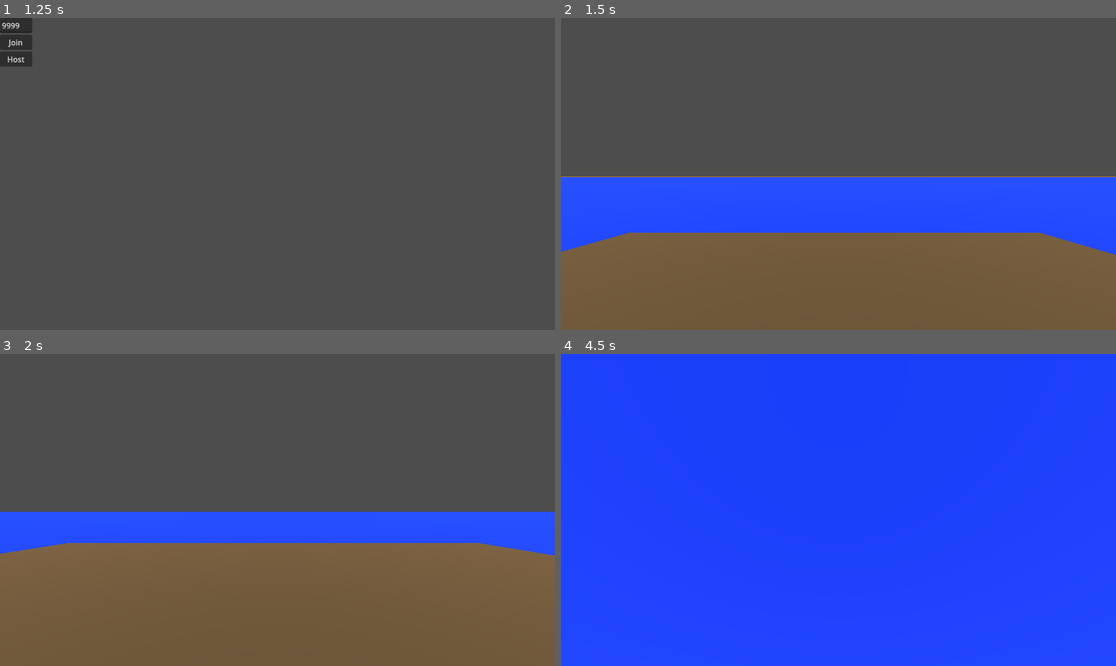
Above: before the commit, frames 1-4 (two rows, left to right).
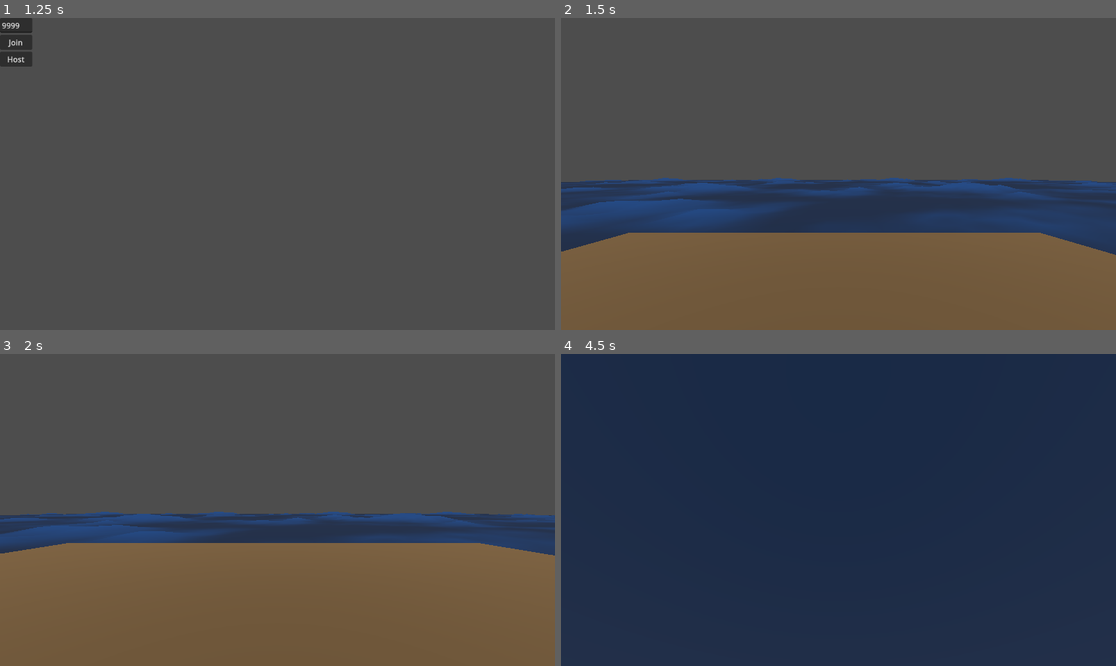
Above: after the commit, the same moments.

Repository: illogicalapple/open-water
Game: Godot game, scene res://main.tscn
Two runs of this game, one before a commit and one after it. Both use one fixed random seed, a clock stepped at 60 frames per second and the inputs below.
Inputs (mouse positions are in pixels of both pictures, inside the frame that each line leads up to):
- Up to frame 1 (1.25 s): tap Enter at 0.5 s; move the mouse to (399, 158) at 0.52 s; hold D from 0.53 s (still down); tap Space at 0.77 s
- Up to frame 2 (1.5 s): release D at 1.25 s; click "Host" at 1.25 s
- Up to frame 3 (2 s): no input
- Up to frame 4 (4.5 s): move the mouse to (810, 510) at 2.02 s; hold W from 2.03 s (still down); tap Space at 2.27, 2.75, 3.77 s; move the mouse to (849, 503) at 2.77 s; tap Enter at 3.5 s; move the mouse to (832, 516) at 3.52 s; move the mouse to (877, 513) at 4.27 s

Frame 1 is identical in both runs. In frame 2, 19% of the frame differs, in the area x 0-100%, y 50-76%; in frame 3, 11%; in frame 4, 100%, in the area x 0-100%, y 0-100%.

Commit message:
waveshader

Diff:
--- /dev/null
+++ b/main.gdshader
@@ -0,0 +1,18 @@
+shader_type spatial;
+uniform sampler2D noise1: repeat_enable;
+uniform sampler2D noise2:repeat_enable;
+void vertex(){
+	vec2 pos =VERTEX.xz+vec2(TIME/20.0,TIME/2.0);
+	vec4 noise1data=texture(noise1,pos/100.0);
+	vec4 noise2data=texture(noise2,pos/100.0);
+	float height=noise1data.r*noise2data.r;
+	VERTEX.y+=clamp(height*5.0,2,5);
+	height=clamp(height,0.1,0.6);
+	COLOR.rgb=vec3(0,height*0.5*0.5,height*0.5);
+	COLOR.gb+=vec2(0.1,0.2);
+
+}
+void fragment() {
+	ALBEDO=COLOR.rgb;
+	// Place fragment code here.
+}
--- a/main.tscn
+++ b/main.tscn
@@ -1,6 +1,7 @@
-[gd_scene load_steps=11 format=3 uid="uid://ce17c81jacq53"]
+[gd_scene load_steps=16 format=3 uid="uid://ce17c81jacq53"]
 
 [ext_resource type="Script" path="res://main.gd" id="1_whca7"]
+[ext_resource type="Shader" path="res://main.gdshader" id="2_6w6rm"]
 
 [sub_resource type="StandardMaterial3D" id="StandardMaterial3D_0ntqk"]
 albedo_color = Color(0.411765, 0.313726, 0.188235, 1)
@@ -12,11 +13,37 @@
 size = Vector3(32, 0.5, 32)
 
 [sub_resource type="BoxShape3D" id="BoxShape3D_dvrvf"]
+size = Vector3(400, 1, 400)
 
-[sub_resource type="StandardMaterial3D" id="StandardMaterial3D_na8c2"]
-albedo_color = Color(0, 0.223529, 0.976471, 1)
+[sub_resource type="FastNoiseLite" id="FastNoiseLite_xqpcs"]
+
+[sub_resource type="NoiseTexture2D" id="NoiseTexture2D_aud2g"]
+width = 200
+height = 200
+generate_mipmaps = false
+seamless = true
+noise = SubResource("FastNoiseLite_xqpcs")
+
+[sub_resource type="FastNoiseLite" id="FastNoiseLite_inw88"]
+metadata/_preview_in_3d_space_ = true
+
+[sub_resource type="NoiseTexture2D" id="NoiseTexture2D_jeph3"]
+width = 200
+height = 200
+generate_mipmaps = false
+seamless = true
+noise = SubResource("FastNoiseLite_inw88")
+
+[sub_resource type="ShaderMaterial" id="ShaderMaterial_wawqv"]
+render_priority = 0
+shader = ExtResource("2_6w6rm")
+shader_parameter/noise1 = SubResource("NoiseTexture2D_aud2g")
+shader_parameter/noise2 = SubResource("NoiseTexture2D_jeph3")
 
 [sub_resource type="BoxMesh" id="BoxMesh_2snvr"]
+size = Vector3(400, 1, 400)
+subdivide_width = 128
+subdivide_depth = 128
 
 [sub_resource type="BoxShape3D" id="BoxShape3D_8tnaj"]
 size = Vector3(38592.5, 0.563, 880.673)
@@ -61,18 +88,19 @@
 shape = SubResource("BoxShape3D_i6wcq")
 
 [node name="Area3D" type="Area3D" parent="."]
-transform = Transform3D(607936, 0, 0, 0, 3.2455, 0, 0, 0, 820.534, 0, -2.55976, 0)
+transform = Transform3D(1, 0, 0, 0, 1, 0, 0, 0, 1, 0, -5.25731, 0)
 
 [node name="CollisionShape3D" type="CollisionShape3D" parent="Area3D"]
 shape = SubResource("BoxShape3D_dvrvf")
 
 [node name="MeshInstance3D" type="MeshInstance3D" parent="Area3D"]
-material_override = SubResource("StandardMaterial3D_na8c2")
-transparency = 0.4
+transform = Transform3D(1, 0, 0, 0, 1, 0, 0, 0, 1, 0, 1.58211, 0)
+material_override = SubResource("ShaderMaterial_wawqv")
+cast_shadow = 0
 mesh = SubResource("BoxMesh_2snvr")
 
 [node name="Land" type="StaticBody3D" parent="."]
-transform = Transform3D(1, 0, 0, 0, 1, 0, 0, 0, 1, 0, -1.46756, 0)
+transform = Transform3D(1, 0, 0, 0, 1, 0, 0, 0, 1, 0, -15.2367, 0)
 
 [node name="CollisionShape3D" type="CollisionShape3D" parent="Land"]
 shape = SubResource("BoxShape3D_8tnaj")
